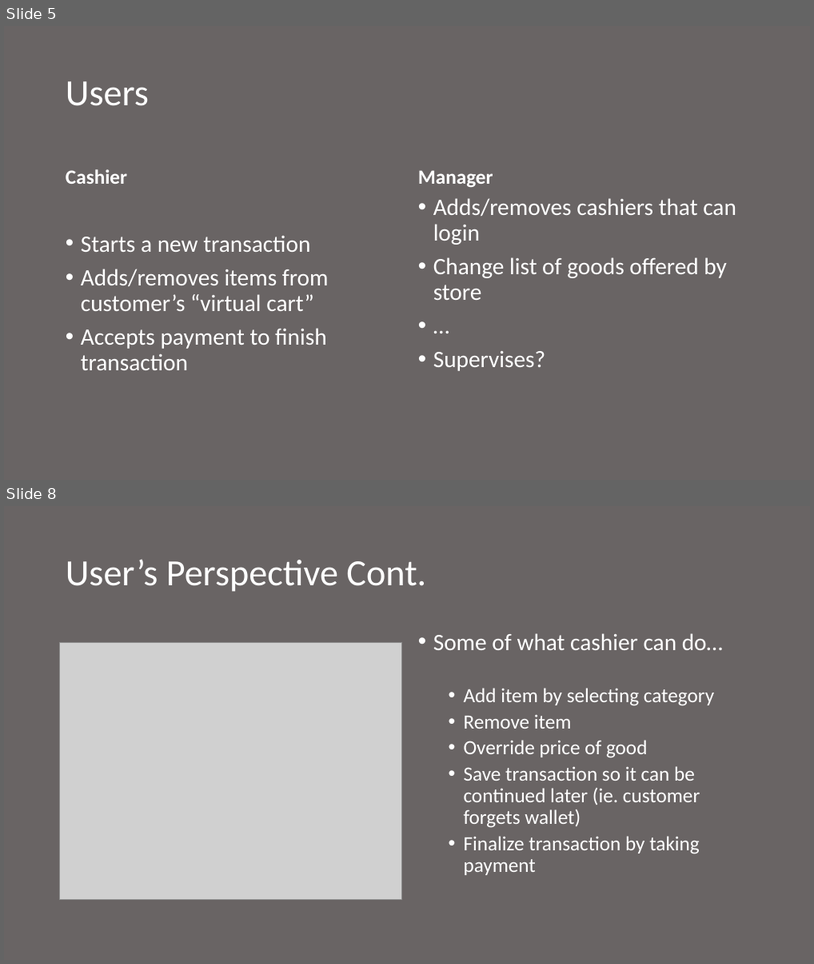
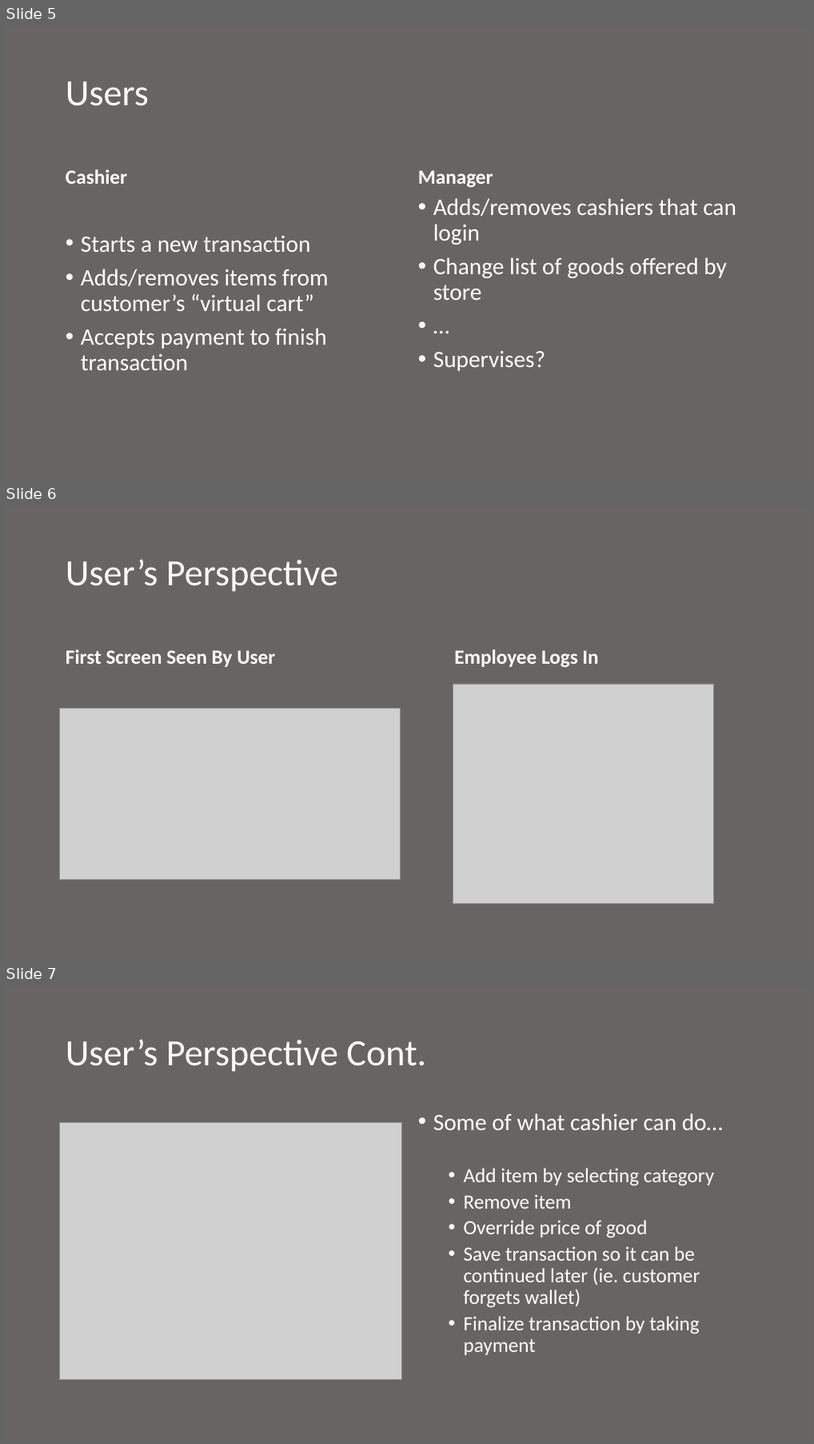
Before and after one commit to boltu11/DashForCash, a slide deck: Presentation.pptx. Shown one above the other, each under a label of ours: slides 5 and 8 before the commit, slides 5, 6 and 7 after it; the slides between them are not shown. The pictures are 814x964 and 814x1444 pixels, drawn with LibreOffice and Linux fonts; fonts in the diff are those of the drawing; grey boxes stand for pictures. Boxes give left, top, right and bottom in pixels: in the first picture for what was removed or moved away, otherwise in the second. Text is boxed around its words. In the diff, an @@ line names an element or a change of style, - is before the commit and + after.

Commit message:
Finished Presentation. Used diagram for Hardeep's screen, but can change that tomorrow morning

```diff
--- a/Presentation.pptx
+++ b/Presentation.pptx
@@ slide 6 added at bbox=[4, 506, 810, 960], background #696464 @@
@@ title added at bbox=[66, 559, 338, 592], 44 pt, text #FFFFFF @@
+User’s Perspective
@@ text added at bbox=[66, 649, 275, 667], 24 pt, text #FFFFFF, bold @@
+First Screen Seen By User
@@ text added at bbox=[454, 649, 598, 667], 24 pt, text #FFFFFF, bold @@
+Employee Logs In
@@ picture added at bbox=[454, 684, 714, 904] @@
@@ picture added at bbox=[60, 708, 401, 880] @@
@@ what was slide 8 is now slide 7 @@
```
Also in this commit, not shown: 6 slides changed, 5 other slides added, 3 slides removed.
